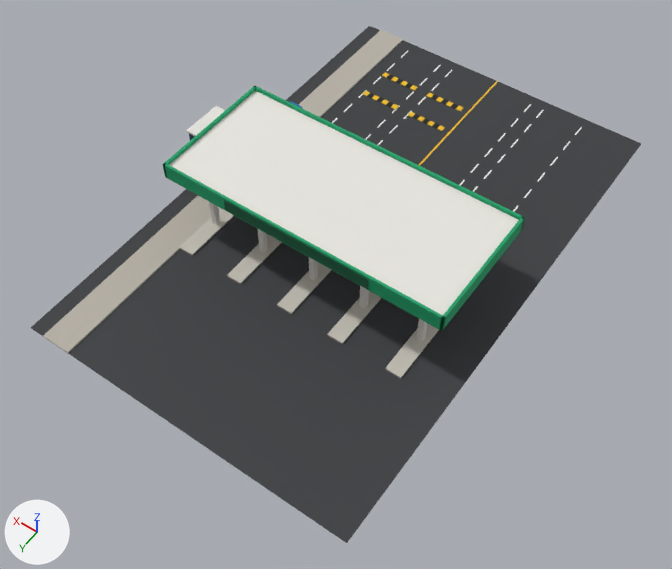
The glTF model assets/models/ns_airtoll_lod1.glb, before and after one commit.
Both versions are drawn from a camera (50 mm lens) standing at (-25.8, 36.3, 53.2) and looking at (-1.2, 1.9, -0.9). The axes (+X, +Y, +Z) are drawn at lower left. The lights are the same throughout. The first picture is the older version. Vertices at exactly the same position are counted once.

Names of what the first picture shows: 'ns_airtoll_lod1'.
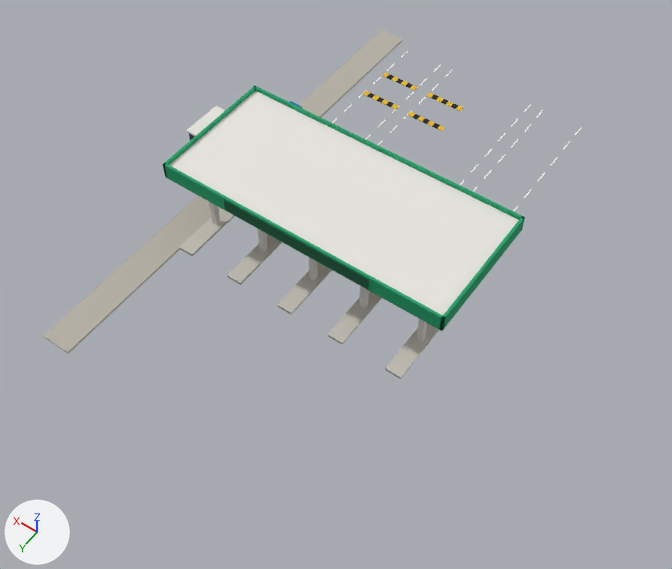
Patch to the scene script:
```diff
--- a/assets/models/ns_airtoll_lod1.glb.py
+++ b/assets/models/ns_airtoll_lod1.glb.py
@@ me_ns_airtoll_lod1 @@
 # used by ob_ns_airtoll_lod1; location = (0.0, 0.0, 0.0)
-me_ns_airtoll_lod1.from_pydata(...)  # 894 vertices, 1074 faces; spans x -13.5..15.6, y -24.0..18.0, z 0.0..6.6
+me_ns_airtoll_lod1.from_pydata(...)  # 886 vertices, 1070 faces; spans x -11.6..15.6, y -24.0..18.0, z 0.0..6.6
+# me_ns_airtoll_lod1 part 1: the loose piece of 4 vertices spanning x -13.5..13.5, y -24.0..18.0, z 0.0 is deleted
+# me_ns_airtoll_lod1 part 2: the loose piece of 4 vertices spanning x -0.1..0.1, y -24.0..-9.0, z 0.0 is deleted
 me_ns_airtoll_lod1.materials.append(mat_ns_house)
```

Where the change shows, as pixel boxes [x1, y1, x2, y2] in the pictures (672 x 569 px):
'ns_airtoll_lod1', reshaped (12% narrower, 32% shorter)
    before: [31, 26, 641, 543]
    after: [43, 30, 582, 379]
part 1 of me_ns_airtoll_lod1, deleted
    before: [31, 26, 641, 543]
part 2 of me_ns_airtoll_lod1, deleted
    before: [419, 81, 498, 166]
